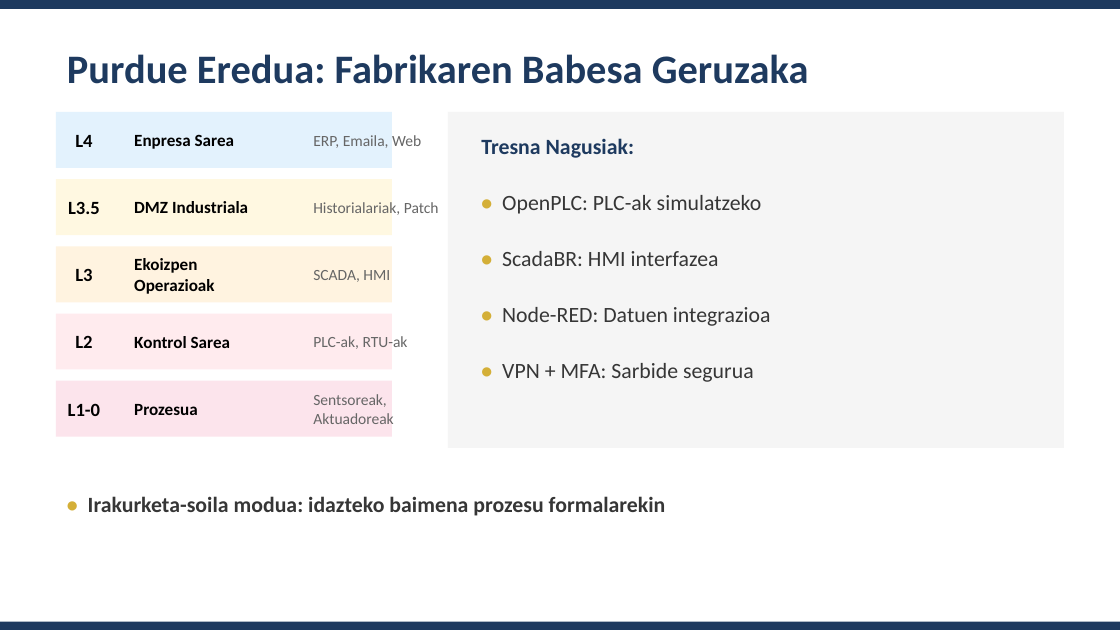
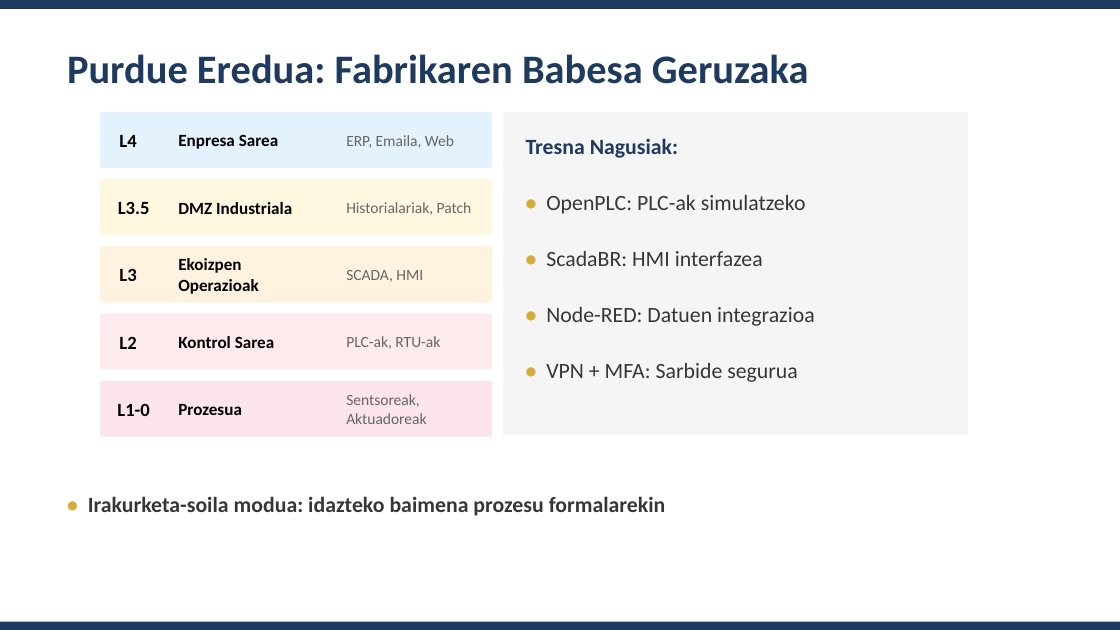
Before and after one commit to tears-mysthrala/erronka4, a slide deck: slide 8 of Aurkezpena_Zabala_Gailetak.pptx. Drawn at 1120x630 pixels with LibreOffice and Linux fonts; fonts in the diff are those of the drawing. Boxes give left, top, right and bottom in pixels: in the first picture for what was removed or moved away, otherwise in the second. Text is boxed around its words. In the diff, an @@ line names an element or a change of style, - is before the commit and + after.

```diff
--- a/Aurkezpena_Zabala_Gailetak.pptx
+++ b/Aurkezpena_Zabala_Gailetak.pptx
@@ rectangle: place and size @@
-rectangle at [56, 112, 392, 168]
+rectangle at [100, 112, 492, 168]
@@ rectangle: place and size @@
-rectangle at [448, 112, 1064, 448]
+rectangle at [503, 112, 968, 435]
@@ text "L3.5": place and size @@
-text "L3.5" at [68, 201, 100, 214]
+text "L3.5" at [118, 201, 150, 214]
@@ rectangle: place and size @@
-rectangle at [56, 179, 392, 235]
+rectangle at [100, 179, 492, 235]
@@ rectangle: place and size @@
-rectangle at [56, 246, 392, 302]
+rectangle at [100, 246, 492, 302]
@@ rectangle: place and size @@
-rectangle at [56, 314, 392, 370]
+rectangle at [100, 314, 492, 370]
@@ text "L1-0": place and size @@
-text "L1-0" at [68, 403, 100, 416]
+text "L1-0" at [117, 403, 149, 416]
@@ rectangle: place and size @@
-rectangle at [56, 381, 392, 437]
+rectangle at [100, 381, 492, 437]
@@ 13 texts: place and size @@
-13 texts at [75, 134, 771, 415]
+13 texts at [119, 134, 815, 415]
@@ 5 texts: place and size @@
-5 texts at [313, 135, 439, 424]
+5 texts at [346, 135, 472, 424]
```
Also in this commit, not shown: 1 other slide changed, 1 other file.
